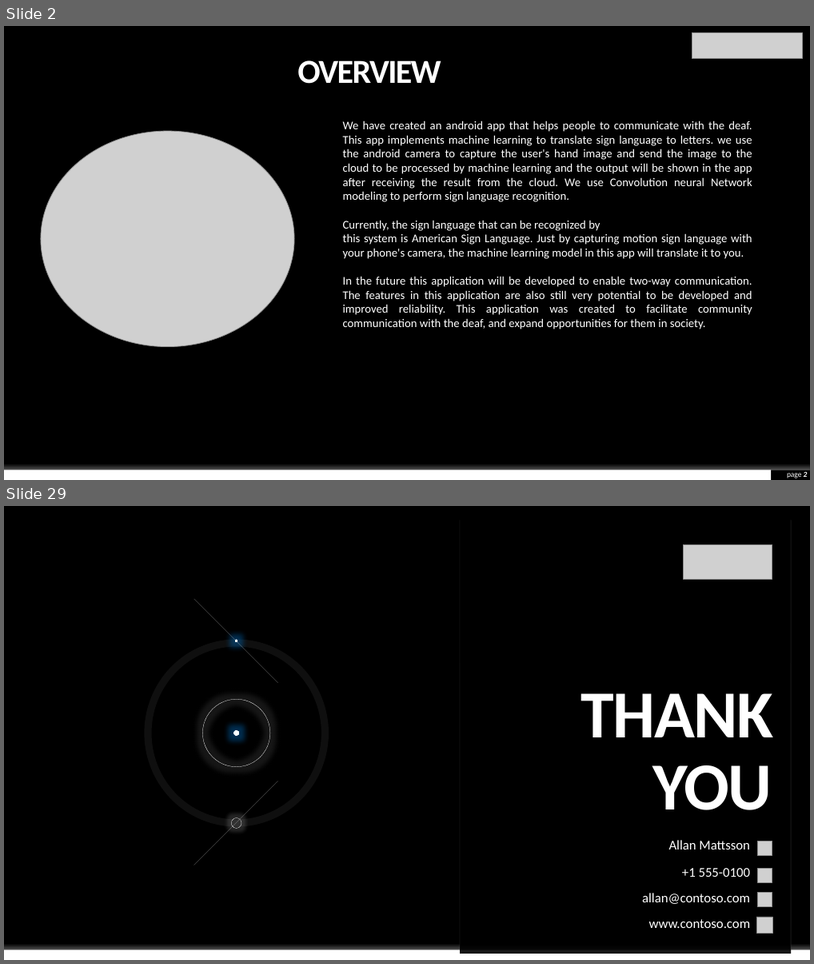
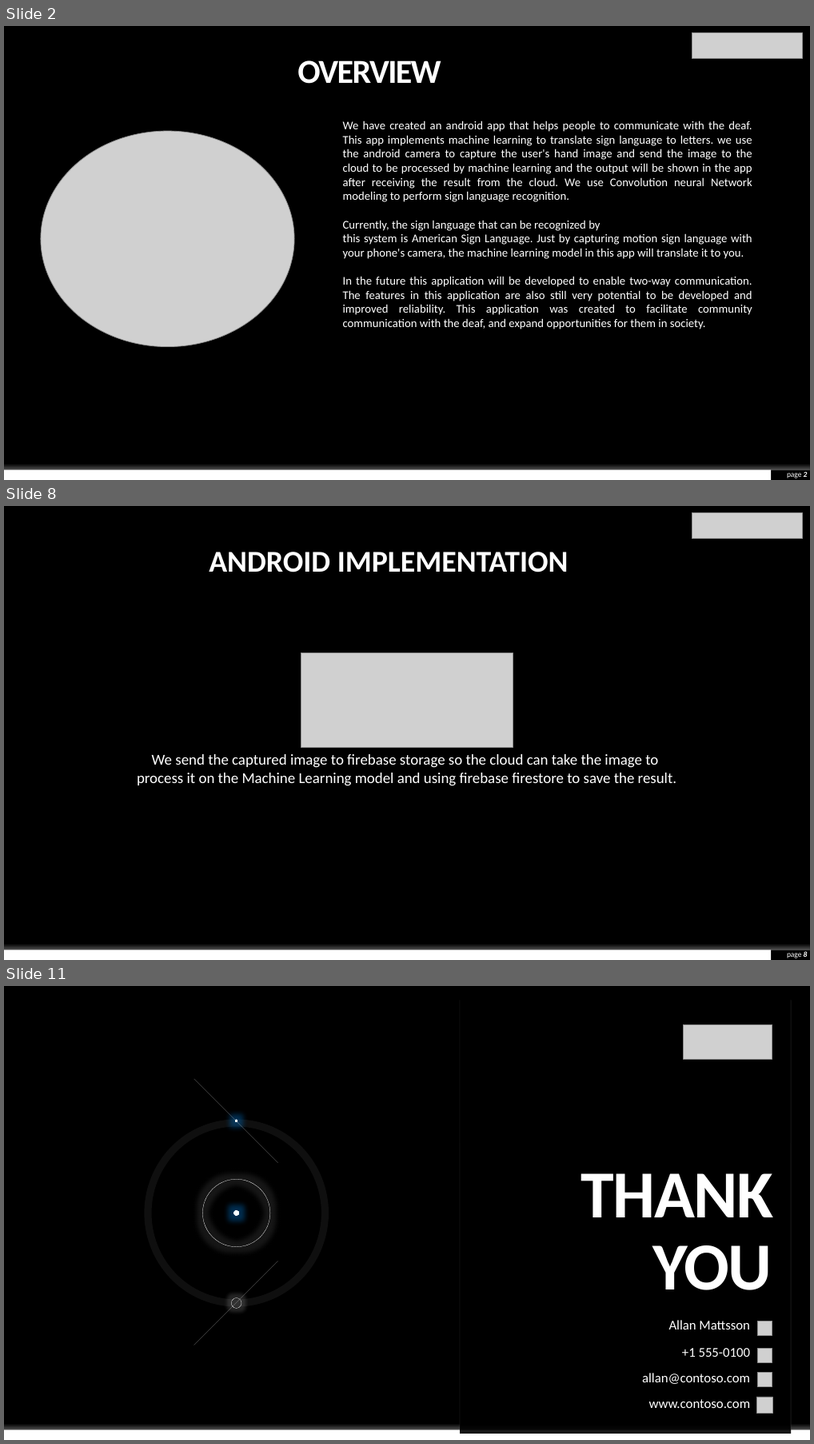
Before and after one commit to envyst/sign-language-application, a slide deck: laporan/Sign Language App Project Presentation.pptx. Shown one above the other, each under a label of ours: slides 2 and 29 before the commit, slides 2, 8 and 11 after it; the slides between them are not shown. The pictures are 814x964 and 814x1444 pixels, drawn with LibreOffice and Linux fonts; fonts in the diff are those of the drawing; grey boxes stand for pictures; background and template pictures are left out. Boxes give left, top, right and bottom in pixels: in the first picture for what was removed or moved away, otherwise in the second. Text is boxed around its words. In the diff, an @@ line names an element or a change of style, - is before the commit and + after.

```diff
--- a/laporan/Sign Language App Project Presentation.pptx
+++ b/laporan/Sign Language App Project Presentation.pptx
@@ slide 8 added at [4, 506, 810, 960], background #000000; not listed: 2 template elements that a slide beside it also shows @@
@@ picture added at [693, 512, 802, 539] @@
@@ rectangle added at [702, 517, 801, 557], fill #000000 @@
@@ text added at [209, 552, 569, 572], 36 pt, text #FFFFFF, bold @@
+ANDROID IMPLEMENTATION
@@ picture added at [302, 652, 514, 747] @@
@@ text added at [137, 754, 677, 786], 18 pt, text #FFFFFF @@
+We send the captured image to firebase storage so the cloud can take the image to
+process it on the Machine Learning model and using firebase firestore to save the result.
@@ page number added at [787, 951, 808, 958], 9 pt, text #FFFFFF @@
+page 8
@@ what was slide 29 is now slide 11 @@
```
Also in this commit, not shown: 3 slides changed, 3 other slides added, 23 slides removed.
